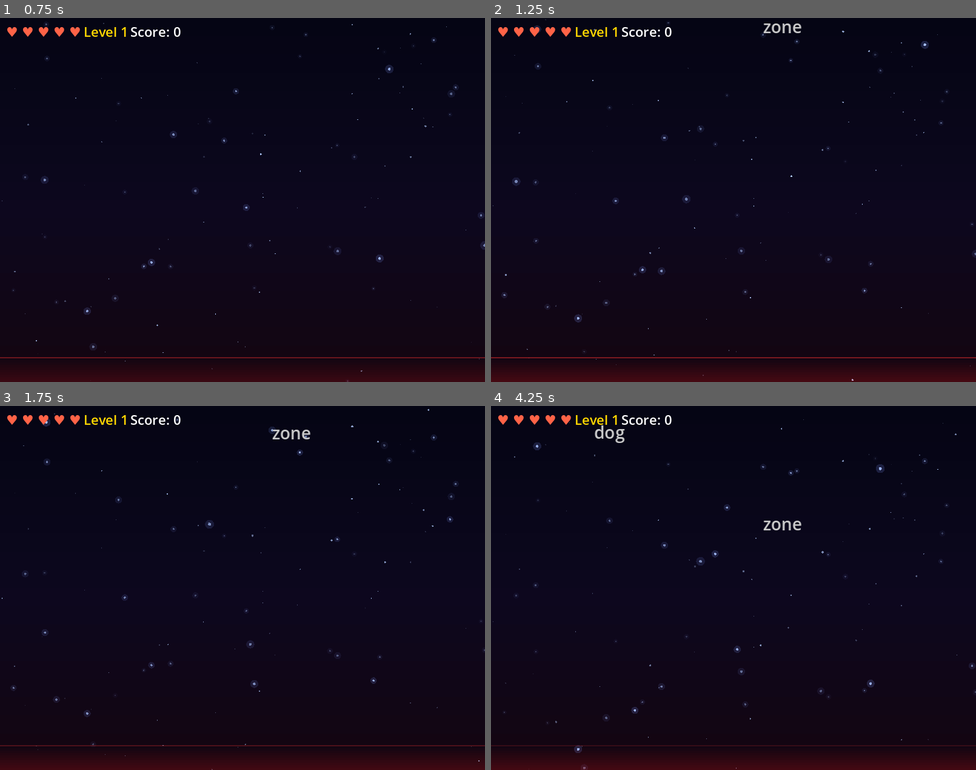
Above: before the commit, frames 1-4 (two rows, left to right).
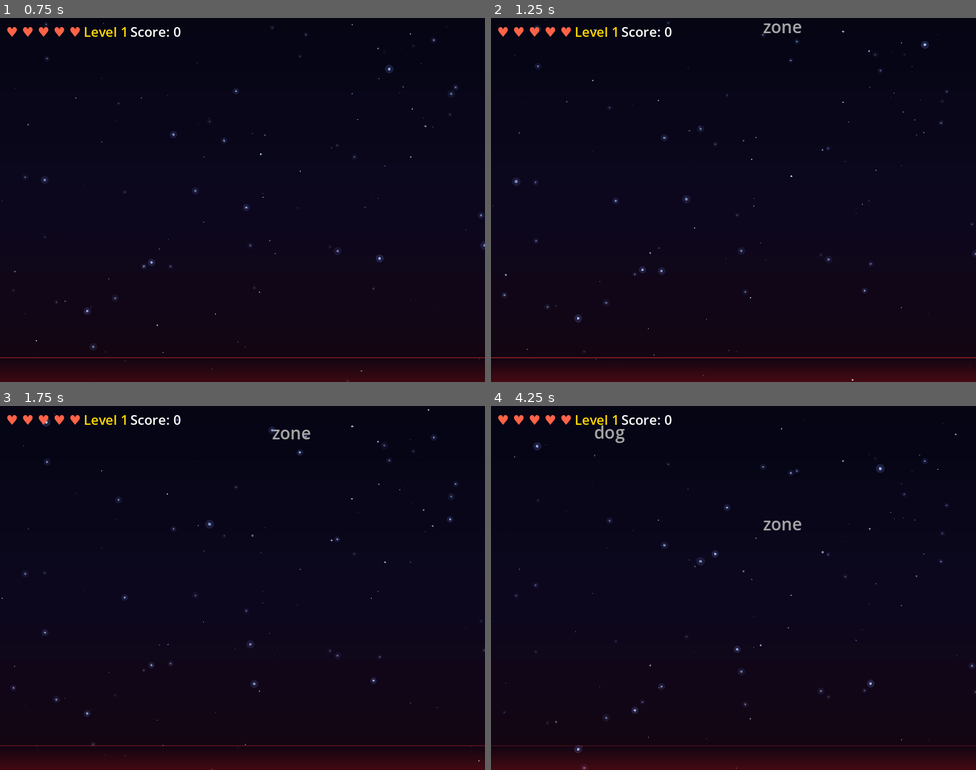
Above: after the commit, the same moments.

Repository: LajISackor/Type-or-Die-
Game: Godot game, scene res://scenes/main_menu.tscn
Two runs of this game, one before a commit and one after it. Both use one fixed random seed, a clock stepped at 60 frames per second and the inputs below.
Inputs:
- Up to frame 1 (0.75 s): click "Start Game" at 0.5 s
- Up to frame 2 (1.25 s): no input
- Up to frame 3 (1.75 s): tap Enter at 1.25 s; tap Backspace at 1.35 s
- Up to frame 4 (4.25 s): tap Backspace at 2.1, 2.85, 3.6 s

Frame 1 is identical in both runs. In frame 2, less than 0.1% of the frame differs, in the area x 56-64%, y 1-5%; in frame 3, less than 0.1%; in frame 4, 0.2%, in the area x 21-64%, y 5-35%.

Commit message:
Polish falling word: pop-in animation, yellow next letter highlight, glow on target

Diff:
--- a/scripts/falling_word.gd
+++ b/scripts/falling_word.gd
@@ -1,7 +1,4 @@
 extends Node2D
-## Falling Word — A single word that falls from the top of the screen.
-## Assigned to: Joel
-## STATUS: Working base — Joel to add visual polish, particles, animations
 
 signal word_destroyed(word_text: String, points: int)
 signal word_missed(word_text: String)
@@ -16,12 +13,14 @@
 
 func _ready():
 	add_to_group("falling_words")
+	# Pop-in animation: start small and scale up
+	scale = Vector2(0.0, 0.0)
+	var tween = create_tween()
+	tween.tween_property(self, "scale", Vector2(1.0, 1.0), 0.2).set_trans(Tween.TRANS_BACK).set_ease(Tween.EASE_OUT)
 	_update_display()
 
 func _process(delta):
 	position.y += fall_speed * delta
-
-	# Word hit the ground
 	if position.y > get_viewport_rect().size.y + 10:
 		word_missed.emit(word_text)
 		queue_free()
@@ -33,6 +32,12 @@
 func set_targeted(targeted: bool):
 	is_targeted = targeted
 	_update_display()
+	# Glow effect: scale up slightly when targeted
+	var tween = create_tween()
+	if targeted:
+		tween.tween_property(self, "scale", Vector2(1.15, 1.15), 0.1)
+	else:
+		tween.tween_property(self, "scale", Vector2(1.0, 1.0), 0.1)
 
 func complete_word():
 	var points = word_text.length() * 10
@@ -45,21 +50,25 @@
 
 	var bbcode = ""
 
-	# Show matched characters in green, rest in white
 	if matched_chars > 0:
 		var matched_part = word_text.substr(0, matched_chars)
-		var remaining_part = word_text.substr(matched_chars)
+		# Current next letter highlighted in yellow
+		var next_char = ""
+		var remaining_part = ""
+		if matched_chars < word_text.length():
+			next_char = word_text.substr(matched_chars, 1)
+			remaining_part = word_text.substr(matched_chars + 1)
 		bbcode = "[color=#00ff88]" + matched_part + "[/color]"
+		bbcode += "[color=#ffdd00]" + next_char + "[/color]"
 		if is_targeted:
 			bbcode += "[color=#ffffff]" + remaining_part + "[/color]"
 		else:
-			bbcode += "[color=#cccccc]" + remaining_part + "[/color]"
+			bbcode += "[color=#aaaaaa]" + remaining_part + "[/color]"
 	else:
 		if is_targeted:
 			bbcode = "[color=#ffffff]" + word_text + "[/color]"
 		else:
-			bbcode = "[color=#cccccc]" + word_text + "[/color]"
+			bbcode = "[color=#aaaaaa]" + word_text + "[/color]"
 
-	label.text = ""
 	label.bbcode_enabled = true
 	label.text = "[center][font_size=28]" + bbcode + "[/font_size][/center]"
